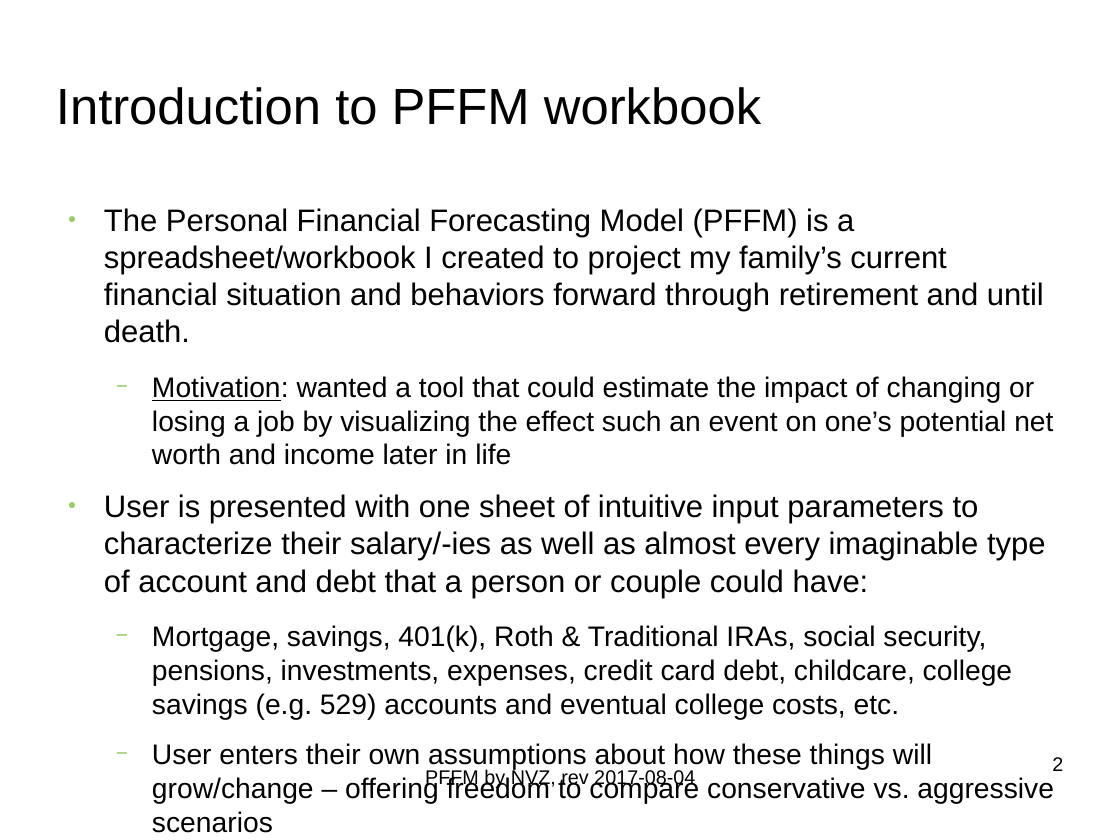
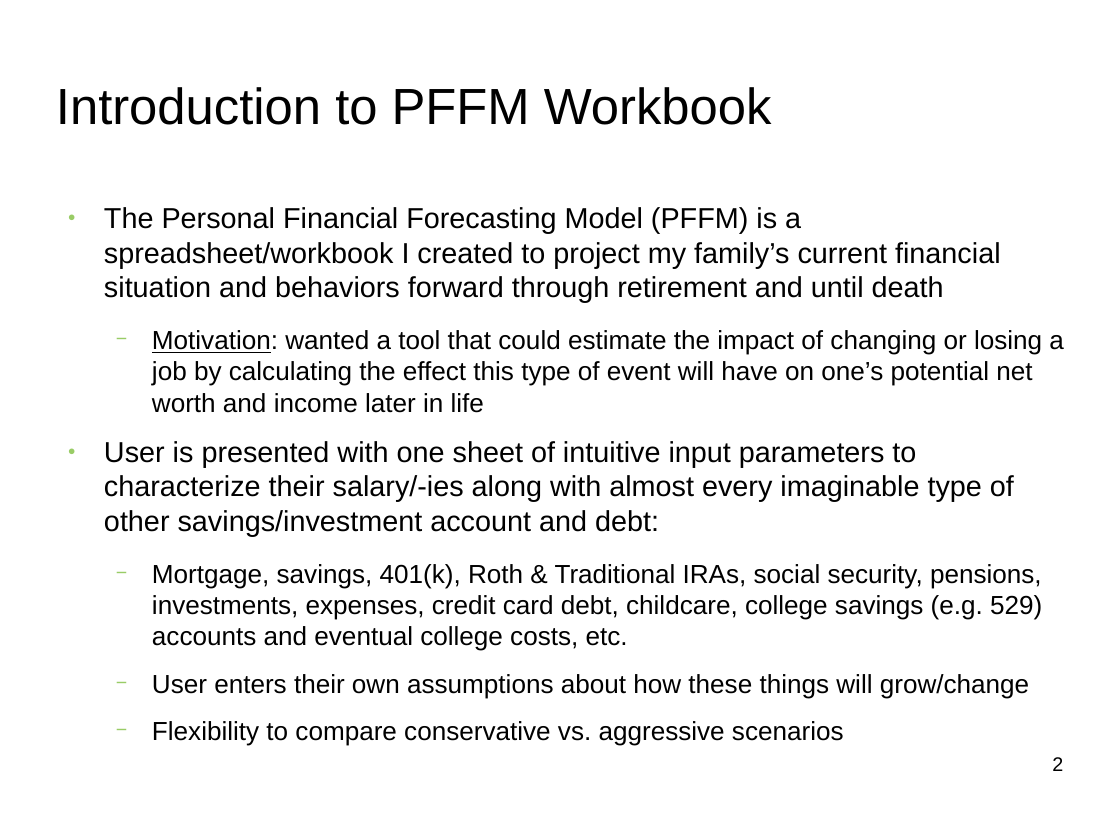
Before and after one commit to nickvzorn/financial-forecast, a slide deck: slide 2 of PFFM_Intro_and_HOWTO.odp. Drawn at 1120x840 pixels with LibreOffice and Linux fonts; fonts in the diff are those of the drawing; background and template pictures are left out. Boxes give left, top, right and bottom in pixels: in the first picture for what was removed or moved away, otherwise in the second. Text is boxed around its words. In the diff, an @@ line names an element or a change of style, - is before the commit and + after.

```diff
--- a/PFFM_Intro_and_HOWTO.odp
+++ b/PFFM_Intro_and_HOWTO.odp
@@ title at box(56, 87, 772, 125): text changed @@
-Introduction to PFFM workbook
+Introduction to PFFM Workbook
@@ text at box(104, 207, 1064, 536): text changed; size 22 to 20.4 pt @@
-● The Personal Financial Forecasting Model (PFFM) is a spreadsheet/workbook I created to project my family’s current financial situation and behaviors forward through retirement and until death.
-  − Motivation: wanted a tool that could estimate the impact of changing or losing a job by visualizing the effect such an event on one’s potential net worth and income later in life
-● User is presented with one sheet of intuitive input parameters to characterize their salary/-ies as well as almost every imaginable type of account and debt that a person or couple could have:
+● The Personal Financial Forecasting Model (PFFM) is a spreadsheet/workbook I created to project my family’s current financial situation and behaviors forward through retirement and until death
+  − Motivation: wanted a tool that could estimate the impact of changing or losing a job by calculating the effect this type of event will have on one’s potential net worth and income later in life
+● User is presented with one sheet of intuitive input parameters to characterize their salary/-ies along with almost every imaginable type of other savings/investment account and debt:
@@ text at box(152, 564, 1042, 651): size 20 to 18.5 pt in "Mortgage, savings, 401(k), Roth & Traditional IRAs, ..." @@
@@ text at box(152, 674, 1029, 746): text changed; size 20 to 18.5 pt @@
-  − User enters their own assumptions about how these things will grow/change – offering freedom to compare conservative vs. aggressive scenarios
+  − User enters their own assumptions about how these things will grow/change
+  − Flexibility to compare conservative vs. aggressive scenarios
@@ text removed at box(425, 769, 695, 789) @@
-PFFM by NVZ, rev 2017-08-04
```
Also in this commit, not shown: 12 other slides changed, 5 slides added, 3 slides removed.
